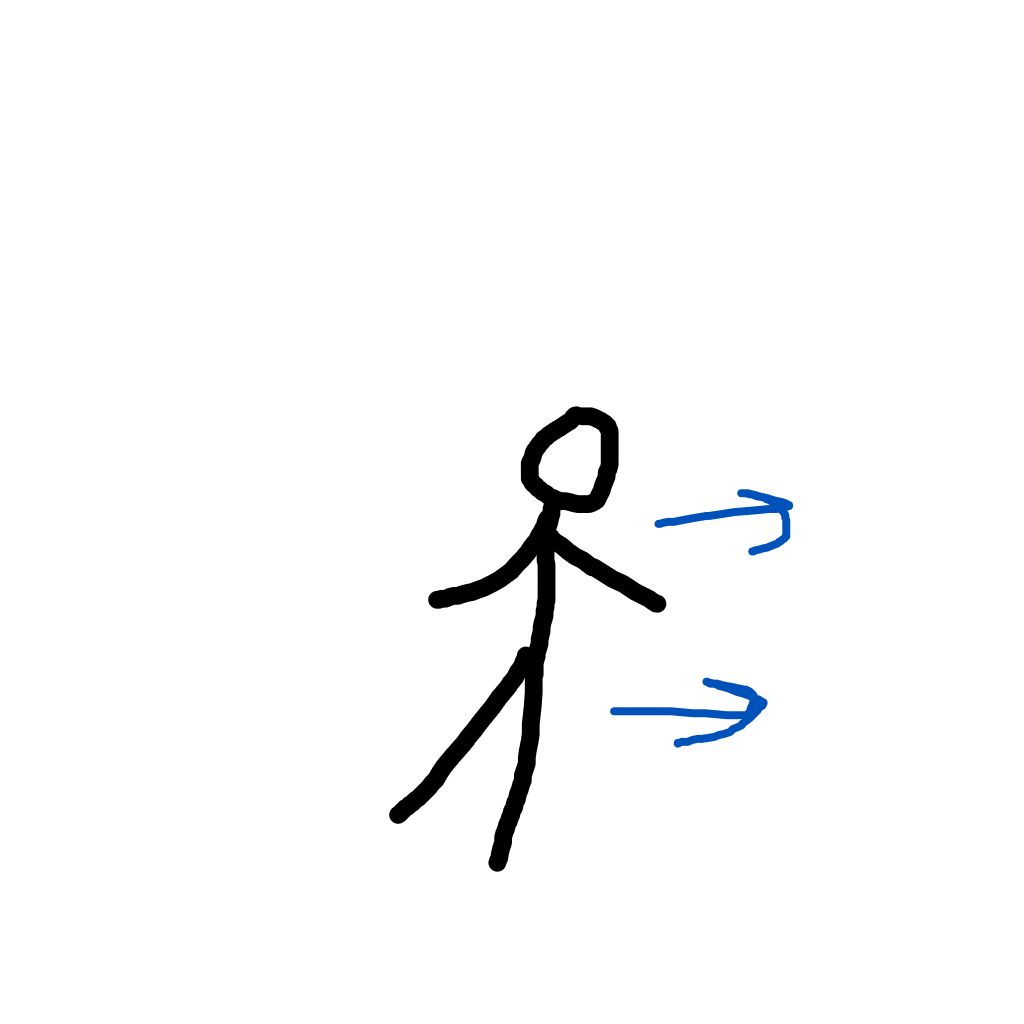
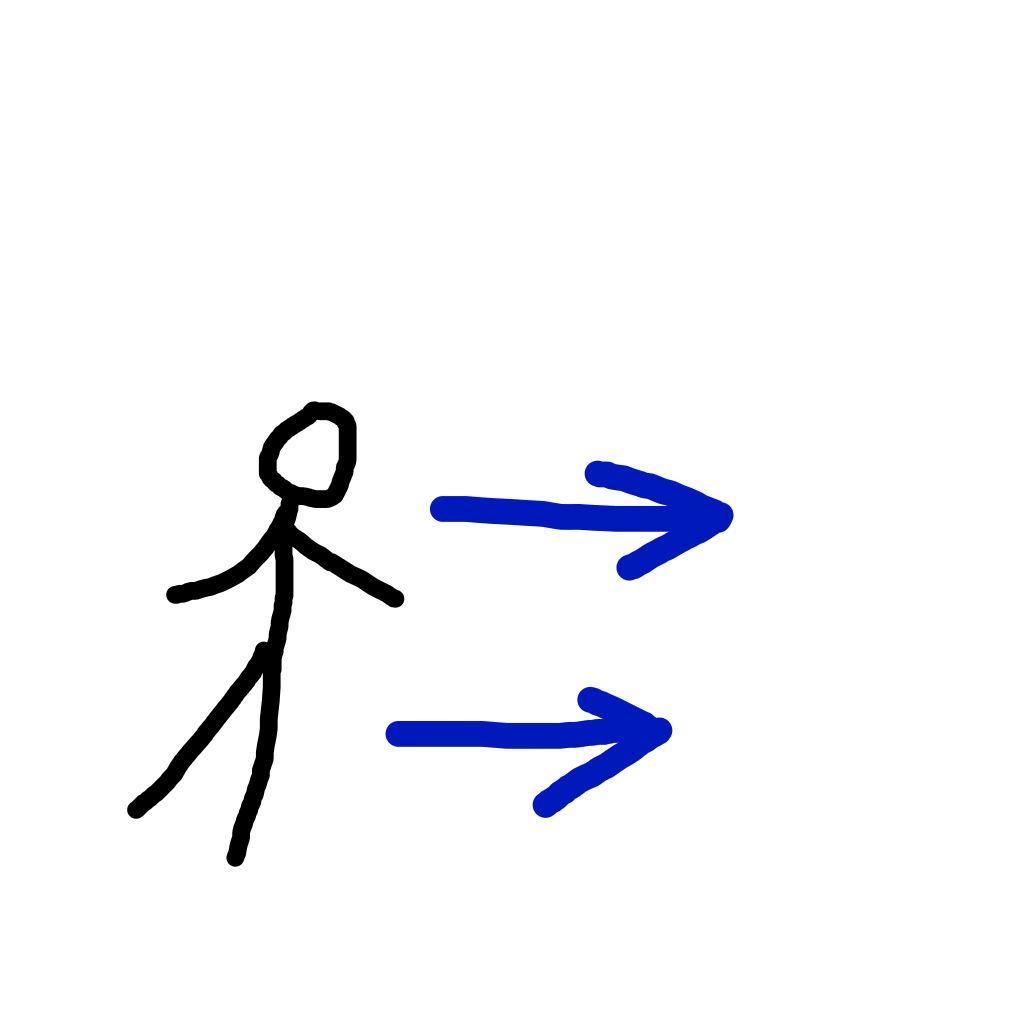
The second 1024x1024 image is a revision of the first. Changes to its layers:
painted on "Paint Layer 1" over bbox(127, 401, 794, 872)
